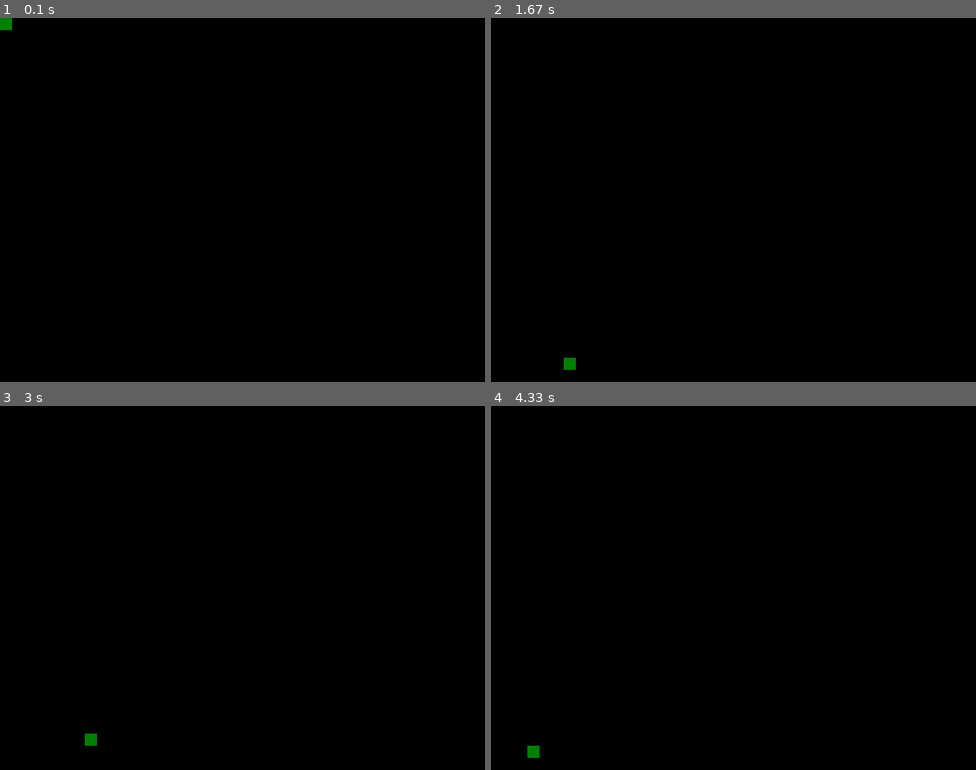
Above: before the commit, frames 1-4 (two rows, left to right).
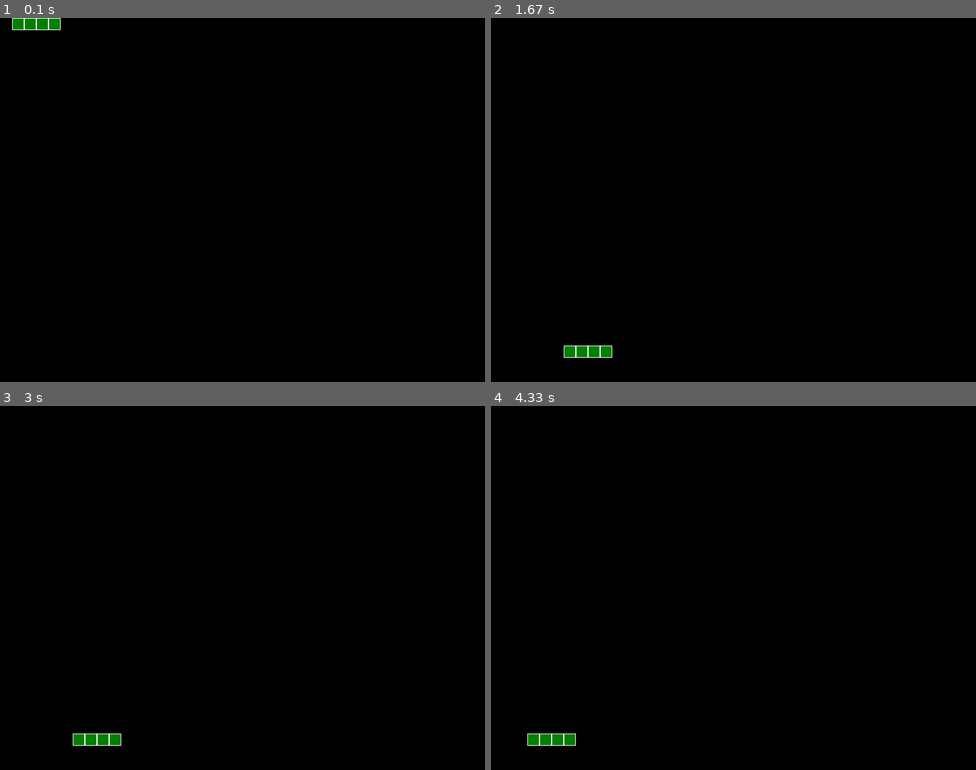
Above: after the commit, the same moments.

Repository: toancqb/Pygame_Projects
Game: pygame game, started from snake_hunting/game_snake.py
Two runs of this game, one before a commit and one after it. Both use one fixed random seed, a clock stepped at 60 frames per second and the inputs below.
Inputs:
- Up to frame 1 (0.1 s): no input
- Up to frame 2 (1.67 s): tap Enter at 0.33 s; hold Up 1.17-1.63 s
- Up to frame 3 (3 s): hold Right 1.67-2.2 s; hold Left 2.23-2.78 s; hold Down from 2.82 s (still down)
- Up to frame 4 (4.33 s): release Down at 3.37 s; hold Left 3.4-3.95 s; hold Up from 3.98 s (still down)

The runs differ from the first frame. In frame 1, 0.4% of the frame differs, in the area x 0-13%, y 0-4%; in frame 2, 0.4%; in frame 3, 0.3%; in frame 4, 0.4%.

Commit message:
Updating features

Diff:
--- a/snake_hunting/define.py
+++ b/snake_hunting/define.py
@@ -20,6 +20,12 @@
 
 
 BLACK = (0, 0, 0)
+ORANGE = (181, 101, 29)
+WHITE = (255, 255, 255)
 GREEN = (0, 128, 0)
 BLUE = (135, 206, 250)
 RED = (255, 0, 0)
+RED_B = (255, 102, 102)
+RED_P = (255, 51, 51)
+GRIS_BRIGHT = (192, 192, 192)
+GRIS = (128, 128, 128)
--- a/snake_hunting/game_snake.py
+++ b/snake_hunting/game_snake.py
@@ -10,29 +10,24 @@
         pygame.init()
         self.screen = pygame.display.set_mode((SCREEN_WIDTH,SCREEN_HEIGHT))
         self.clock = pygame.time.Clock()
-        snake = Snake()
+        snakes = Snakes()
+        snakes.add_snake()
+        snakes.add_snake()
+        snakes.add_snake()
         running = True
         while running:
             for event in pygame.event.get():
                 if event.type == pygame.QUIT:
                     running = False
                 if event.type == KEYDOWN:
-                    if event.key == K_UP:
-                        pass
-                    if event.key == K_DOWN:
-                        pass
-                    if event.key == K_LEFT:
-                        pass
-                    if event.key == K_RIGHT:
-                        pass
                     if event.key == K_ESCAPE:
                         running = False
             pressed_keys = pygame.key.get_pressed()
 
-
             self.draw_board(None, None, None)
-            self.screen.blit(snake.surf, snake.rect)
-            snake.update(pressed_keys)
+            for snake in snakes.group:
+                snake.update(pressed_keys)
+                self.screen.blit(snake.surf, snake.rect)
 
             pygame.display.flip()
             self.clock.tick(GAME_SPEED)
@@ -43,9 +38,9 @@
     def draw_board(self, lst_snake, fruit, wall):
         self.screen.fill(BLACK)
 
-        # if lst_snake != []:
-        #     for i in lst_snake:
-        #         pygame.draw.rect(self.screen, GREEN, )
+        # for i in range(NX):
+        #     for j in range(NY):
+        #         pygame.draw.rect(self.screen, BLACK, (i*SQ_SIZE+1, j*SQ_SIZE+1, SQ_SIZE-2, SQ_SIZE-2))
 
 
 
--- a/snake_hunting/objects_class.py
+++ b/snake_hunting/objects_class.py
@@ -5,11 +5,12 @@
 
 class Snake(pygame.sprite.Sprite):
 
-    def __init__(self):
+    def __init__(self, rect):
         super(Snake, self).__init__()
         self.surf = pygame.Surface((SQ_SIZE,SQ_SIZE))
-        self.surf.fill(GREEN)
-        self.rect = self.surf.get_rect()
+        self.surf.fill(WHITE)
+        pygame.draw.rect(self.surf,GREEN, (1, 1, SQ_SIZE-2, SQ_SIZE-2))
+        self.rect = self.surf.get_rect(center=(rect[0]+SQ_SIZE/2,rect[1]+SQ_SIZE/2))
         self.goto = (SQ_SIZE, 0)
 
     def update(self, pressed_keys):
@@ -32,3 +33,21 @@
             self.rect.top = SCREEN_HEIGHT - SQ_SIZE
         if self.rect.bottom > SCREEN_HEIGHT:
             self.rect.bottom = 0
+
+class Snakes(pygame.sprite.Sprite):
+
+    def __init__(self):
+        super(Snakes, self).__init__()
+        self.head = Snake((0,0))
+        self.group = [self.head]
+
+
+    def add_snake(self):
+        rect = self.head.rect
+        rect = (rect[0]+self.head.goto[0], rect[1]+self.head.goto[1], rect[2], rect[3])
+        new_snake = Snake(rect)
+        self.group.insert(0, new_snake)
+        self.head = new_snake
+
+    def update(self, pressed_keys):
+        pass
--- /dev/null
+++ b/snake_hunting/test.py
@@ -0,0 +1,7 @@
+
+a = [0]
+
+a.append(1)
+a.append(2)
+
+print(a)
Binary file added: Art2D Collections/chess/black_bishop.png
Binary file added: Art2D Collections/chess/black_king.png
Binary file added: Art2D Collections/chess/black_knight.png
Binary file added: Art2D Collections/chess/black_pawn.png
Binary file added: Art2D Collections/chess/black_queen.png
Binary file added: Art2D Collections/chess/black_rook.png
Binary file added: Art2D Collections/chess/white_bishop.png
Binary file added: Art2D Collections/chess/white_king.png
Binary file added: Art2D Collections/chess/white_knight.png
Binary file added: Art2D Collections/chess/white_pawn.png
Binary file added: Art2D Collections/chess/white_queen.png
Binary file added: Art2D Collections/chess/white_rook.png
(and 20 more such lines)
